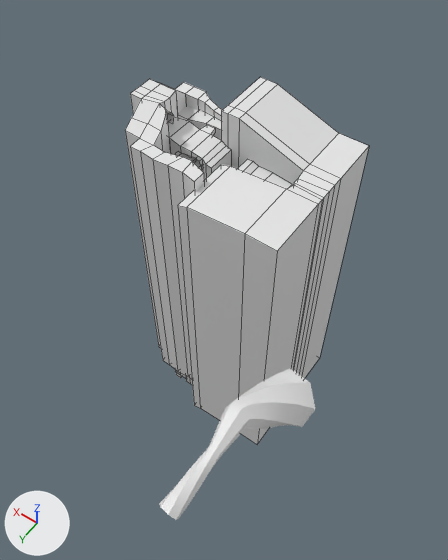
An edit to the FBX model Assets/Blender/Environments/02-darkcave-environment.fbx, drawn before and after from the same camera.
Both versions are drawn from a camera (50 mm lens) standing at (-257.0, 484.0, 526.0) and looking at (55.0, 48.0, -159.0). Arrows for +X, +Y and +Z are at lower left; the lights stay in place. The older version comes first. Mesh edges are drawn as thin lines on the coarser meshes. Vertices at exactly the same position are counted once.

Objects in the first picture: 'GlyphEnvironmentGroundB', 'GlyphEnvironmentSpikes', 'GlyphEnvironmentTubes'.
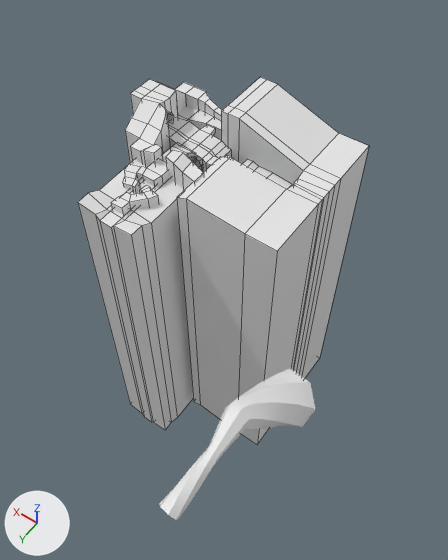
What the commit changed:
me_cube_004 is used by ob_glyphenvironmentspikes; location (0.0, 0.0, 0.0).
me_cube_004 had 214 vertices, 189 faces and spanned x -54.0..218.0, y -104.0..104.0, z -482.0..63.0.
me_cube_004 now has 270 vertices, 241 faces and spans x -54.0..218.0, y -104.0..171.0, z -490.0..63.0.
me_cube_004 part 1: a new loose piece of 48 vertices spanning x 92.0..173.0, y 55.0..171.0, z -490.0..26.0, in mat_material (white #e7e7e7).
Part 2, on me_cube_004:
4 faces are deleted.
8 vertices in x 66.0..80.0, y 19.0..104.0, z -481.0..24.0 move by (0.0, 0.0, 13.0).
4 vertices in x 135.0..139.0, y 56.0..74.0, z -464.0..36.0 move by (16.0, -2.0, 4.0).
4 vertices move from x 112.0..118.0, y 50.0..72.0, z -464.0..36.0 to x 111.0..112.0, y 50.0..71.0, z -457.0..43.0.
8 vertices are added at x 125.0..143.0, y 54.0..68.0, z -460.0..43.0.
10 new faces join them.
Other edits to the shape of me_cube_004 do not show in these pictures.
me_cube_003 is used by ob_glyphenvironmentgroundb; location (0.0, 0.0, 0.0).
me_cube_003 had 251 vertices, 222 faces and spanned x -40.0..213.0, y -71.0..56.0, z -524.0..23.0.
me_cube_003 now has 343 vertices, 310 faces and spans x -40.0..213.0, y -71.0..148.0, z -524.0..24.0.
me_cube_003 part 3: a new loose piece of 32 vertices spanning x 122.0..168.0, y 58.0..116.0, z -476.0..24.0, in mat_material (white #e7e7e7).
me_cube_003 part 4: a new loose piece of 28 vertices spanning x 105.0..141.0, y 102.0..148.0, z -477.0..24.0, in mat_material (white #e7e7e7).
Part 5, on me_cube_003:
4 vertices are removed from x 92.0..100.0, y 23.0..24.0, z -490.0..13.0.
18 faces are deleted.
20 vertices are added at x 92.0..213.0, y 1.0..24.0, z -490.0..23.0.
8 new vertices lie (0.0, -14.0, 0.0) away from vertices in x 108.0..159.0, y 20.0, z -484.0..23.0.
8 new vertices lie (0.0, -4.0, 0.0) away from vertices in x 108.0..159.0, y 6.0, z -484.0..23.0.
50 new faces join them.
Mesh me_cube_004_1 is new.
It has 24 vertices, 20 faces and spans x 71.5..148.9, y 7.0..58.0, z 1.7..26.0.
It uses material mat_material (white #e7e7e7).
Object 'GlyphEnvironmentGroundB.001' (ob_glyphenvironmentgroundb_001) is new; it shows me_cube_004_1.
Its location is (0.0, 0.0, 0.0).

Location of each change, (x1, y1, x2, y2) in pixels of the pictures (448 x 560 px; the box of a moved part takes in the faces that stretch with it):
'GlyphEnvironmentSpikes', reshaped (19% wider)
    before: (125, 77, 369, 445)
    after: (78, 77, 369, 445)
'GlyphEnvironmentGroundB', reshaped
    before: (168, 106, 293, 385)
    after: (111, 106, 293, 214)
'GlyphEnvironmentGroundB.001', added
    after: (161, 143, 233, 162)
part 1 of me_cube_004, added
    after: (78, 160, 193, 430)
part 2 of me_cube_004, moved or reshaped
    before: (140, 145, 286, 420)
    after: (140, 144, 286, 419)
part 3 of me_cube_003, added
    after: (123, 159, 169, 193)
part 4 of me_cube_003, added
    after: (111, 186, 159, 214)
part 5 of me_cube_003, built on
    before: (168, 118, 231, 180)
    after: (168, 118, 231, 172)
